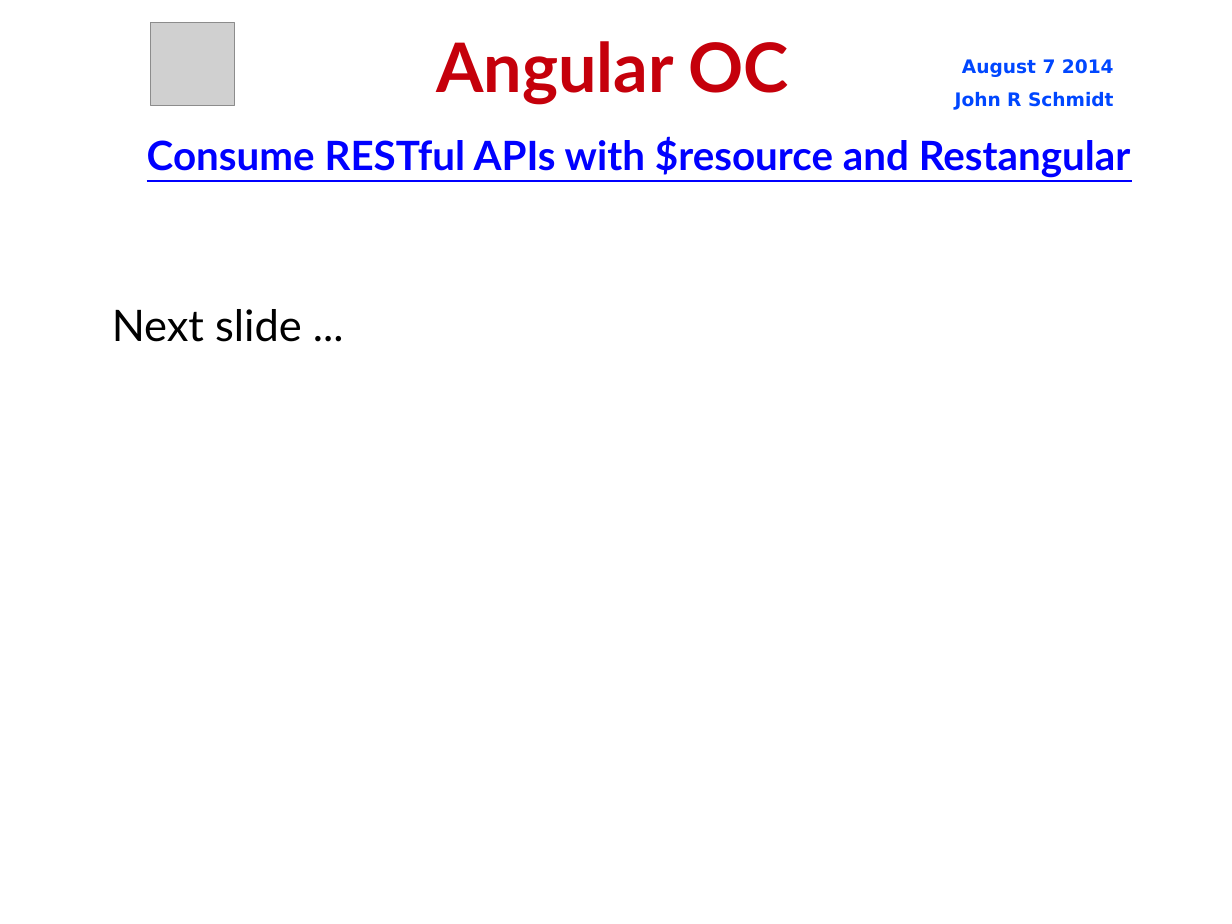
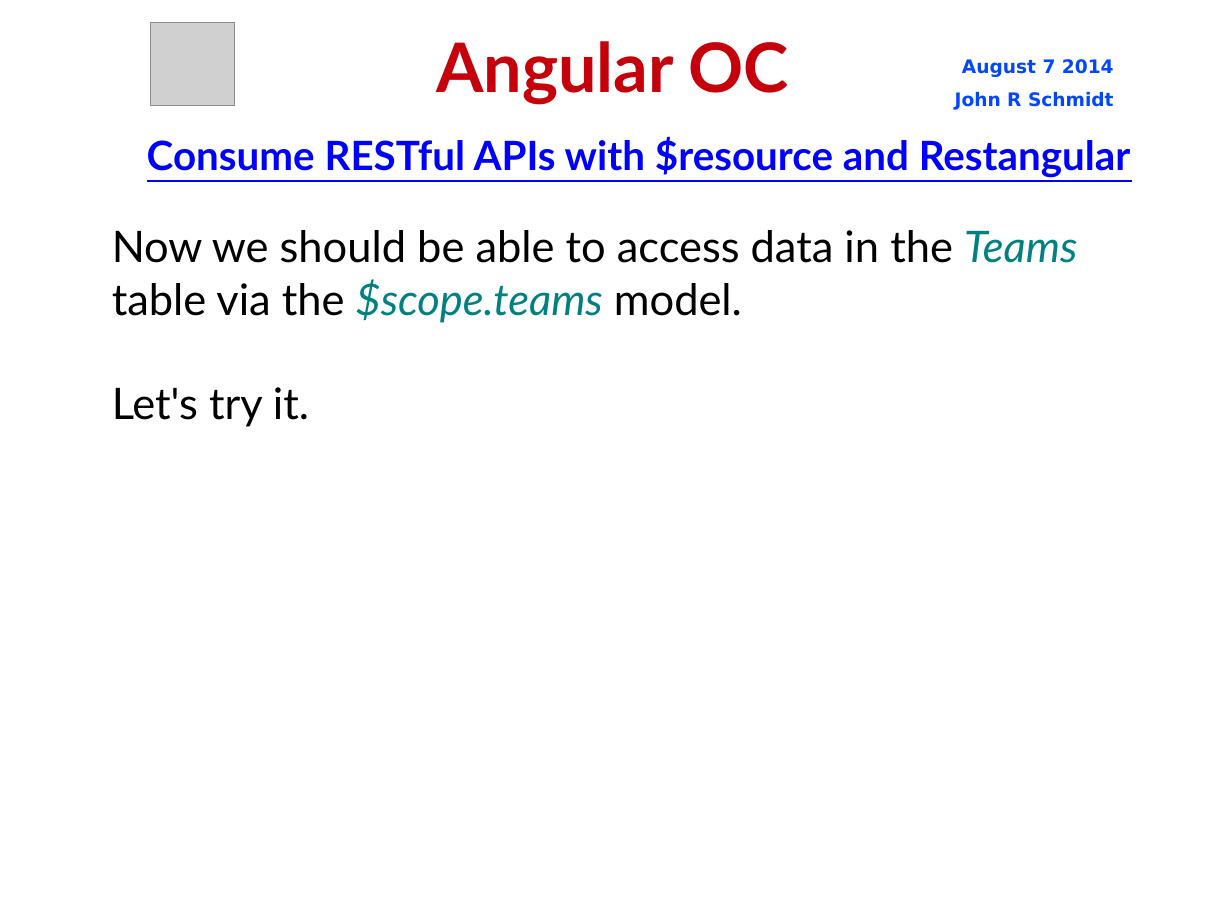
Before and after one commit to jrschmidt/fifa-angular-rest-demo, a slide deck: slide 31 of fifa.odp. Drawn at 1232x924 pixels with LibreOffice and Linux fonts; fonts in the diff are those of the drawing; grey boxes stand for pictures; background and template pictures are left out. Boxes give left, top, right and bottom in pixels: in the first picture for what was removed or moved away, otherwise in the second. Text is boxed around its words. In the diff, an @@ line names an element or a change of style, - is before the commit and + after.

```diff
--- a/fifa.odp
+++ b/fifa.odp
@@ subtitle added at [112,230,1077,427], 28 pt, text #000000 @@
+Now we should be able to access data in the Teams table via the $scope.teams model.
+Let's try it.
@@ subtitle removed at [112,309,302,342] @@
-Next slide ...
```
Also in this commit, not shown: 15 other slides changed.
